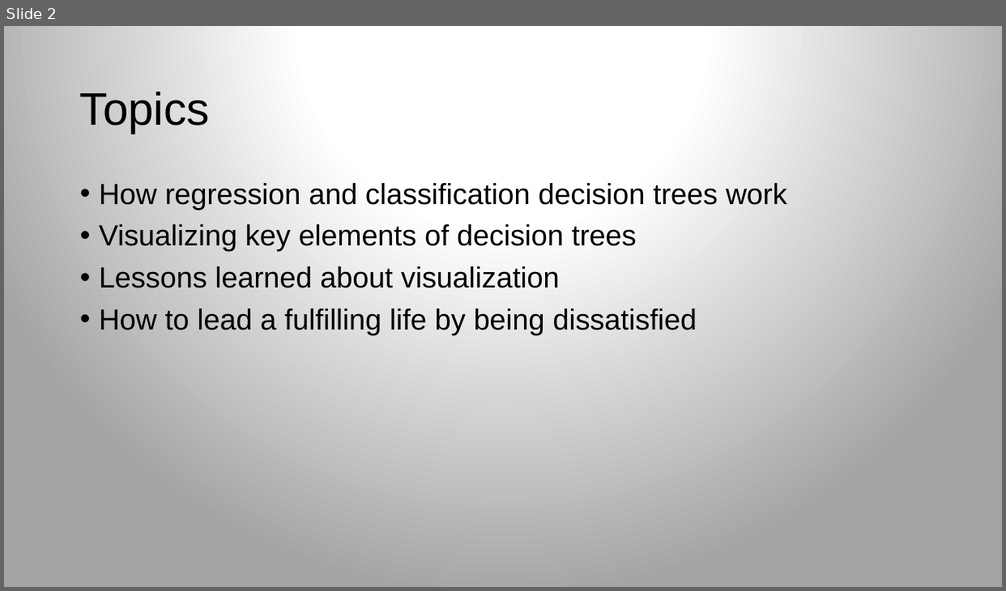
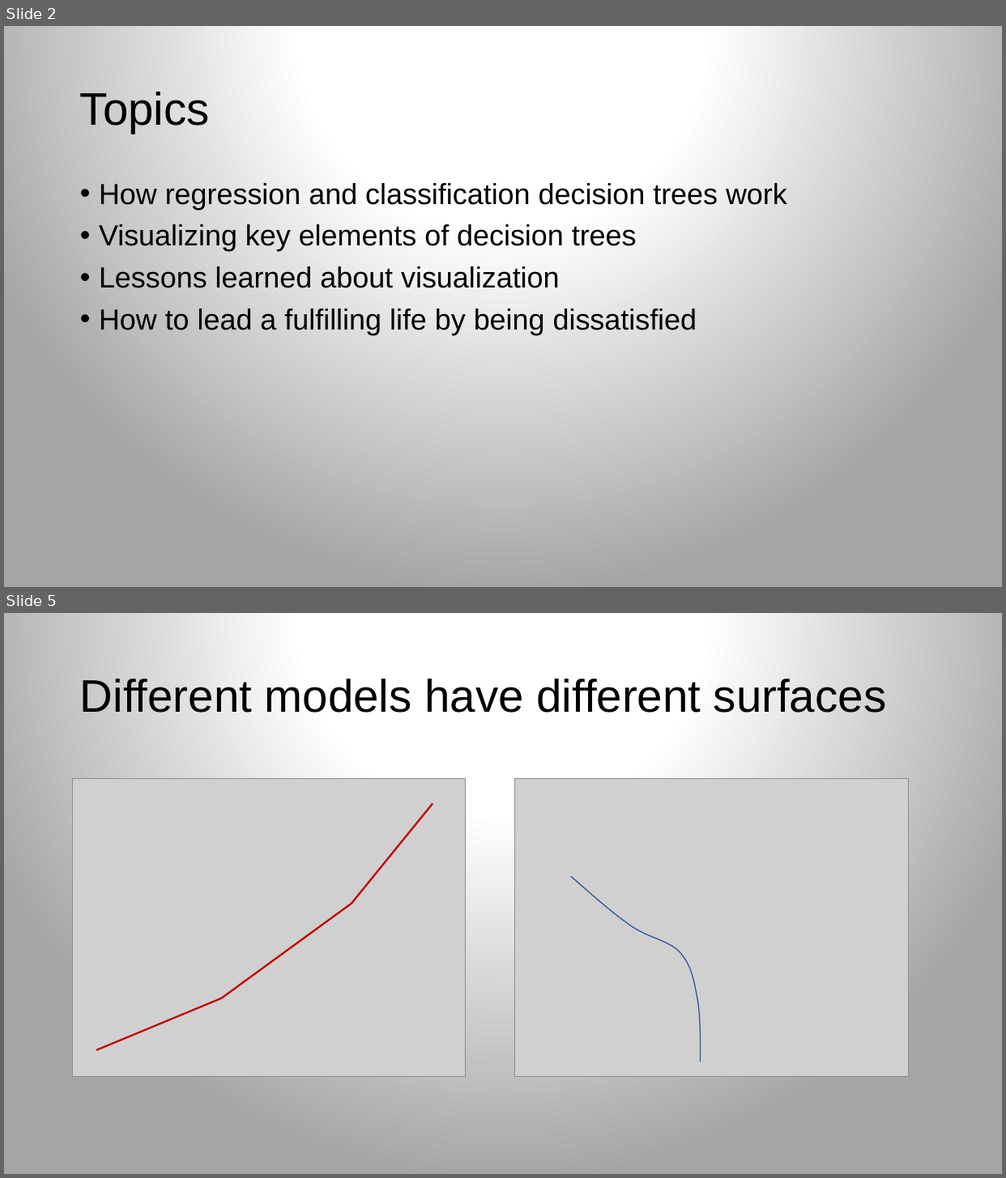
Before and after one commit to rspadim/dtreeviz, a slide deck: talk/dtreeviz.pptx. Shown one above the other, each under a label of ours: slide 2 before the commit, slides 2 and 5 after it; the slides between them are not shown. The pictures are 1006x591 and 1006x1178 pixels, drawn with LibreOffice and Linux fonts; fonts in the diff are those of the drawing; grey boxes stand for pictures; background and template pictures are left out. Boxes give left, top, right and bottom in pixels: in the first picture for what was removed or moved away, otherwise in the second. Text is boxed around its words. In the diff, an @@ line names an element or a change of style, - is before the commit and + after.

```diff
--- a/talk/dtreeviz.pptx
+++ b/talk/dtreeviz.pptx
@@ slide 5 added at [4, 613, 1002, 1174], background gradient #FFFFFF to #A5A5A5 @@
@@ title added at [80, 679, 886, 713], 44 pt, text #000000 @@
+Different models have different surfaces
@@ picture added at [73, 778, 466, 1077] @@
@@ picture added at [515, 778, 908, 1077] @@
@@ line added from (351, 904) to (433, 804), #C00000 1.75 pt @@
@@ freeform shape added at [572, 876, 701, 1063], outline #325491 1 pt @@
@@ line added from (221, 999) to (351, 904), #C00000 1.75 pt @@
@@ line added from (97, 1050) to (221, 999), #C00000 1.75 pt @@
```
Also in this commit, not shown: 1 slide changed, 9 other slides added, 2 other files.
